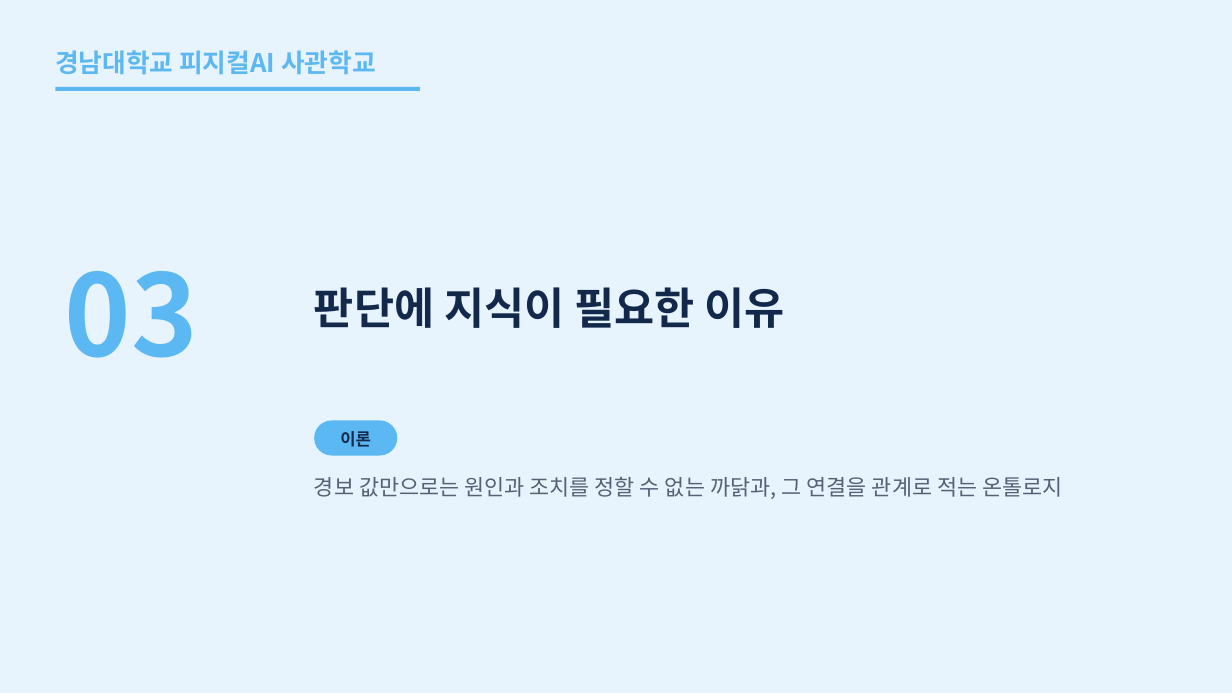
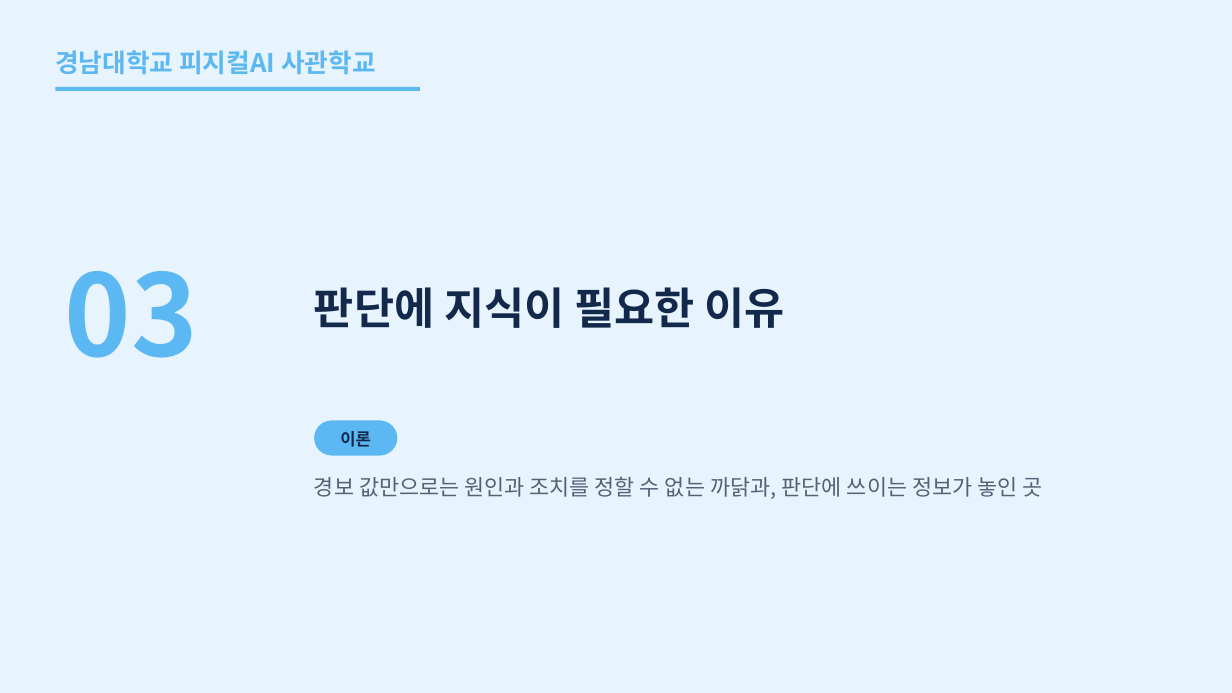
Before and after one commit to uengine-oss/hyd-iot-edu, a slide deck: slide 17 of 산출물/통합반/이론_오프라인/01회차/통합반_오프라인_01회차.pptx (slide 15 before the commit). Drawn at 1232x693 pixels with LibreOffice and Linux fonts; fonts in the diff are those of the drawing. Boxes give left, top, right and bottom in pixels: in the first picture for what was removed or moved away, otherwise in the second. Text is boxed around its words. In the diff, an @@ line names an element or a change of style, - is before the commit and + after.

```diff
--- a/산출물/통합반/이론_오프라인/01회차/통합반_오프라인_01회차.pptx
+++ b/산출물/통합반/이론_오프라인/01회차/통합반_오프라인_01회차.pptx
@@ text at bbox=[314, 477, 1042, 499]: text changed @@
-경보 값만으로는 원인과 조치를 정할 수 없는 까닭과, 그 연결을 관계로 적는 온톨로지
+경보 값만으로는 원인과 조치를 정할 수 없는 까닭과, 판단에 쓰이는 정보가 놓인 곳
```
Also in this commit, not shown: 31 other slides changed, 3 slides added, 4 slides removed, 4 other files.
